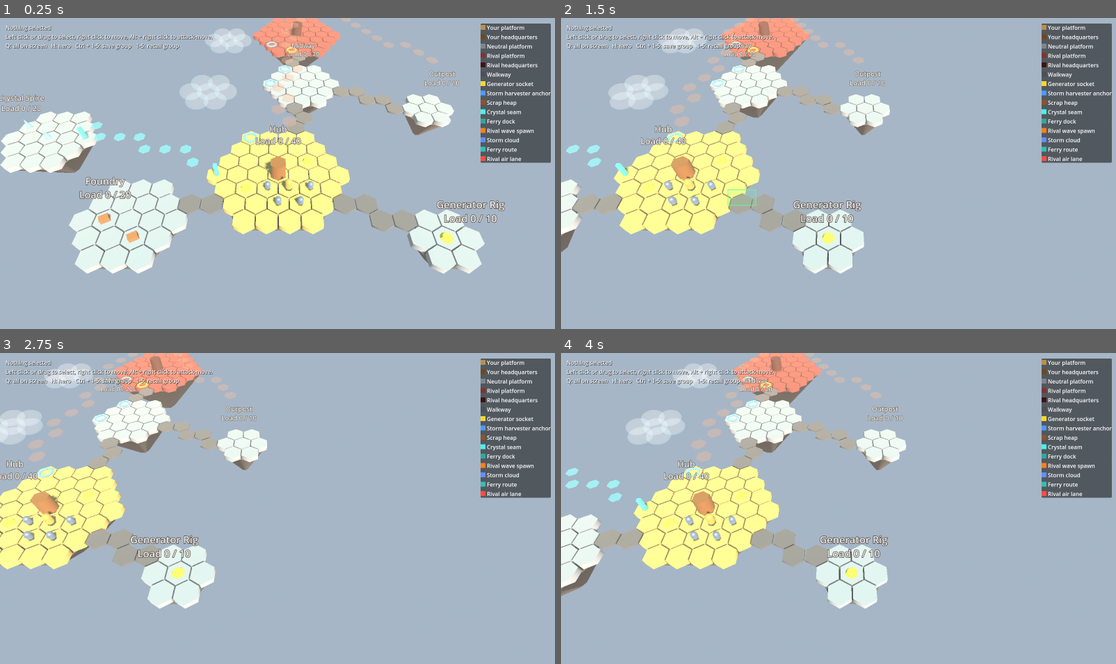
Above: before the commit, frames 1-4 (two rows, left to right).
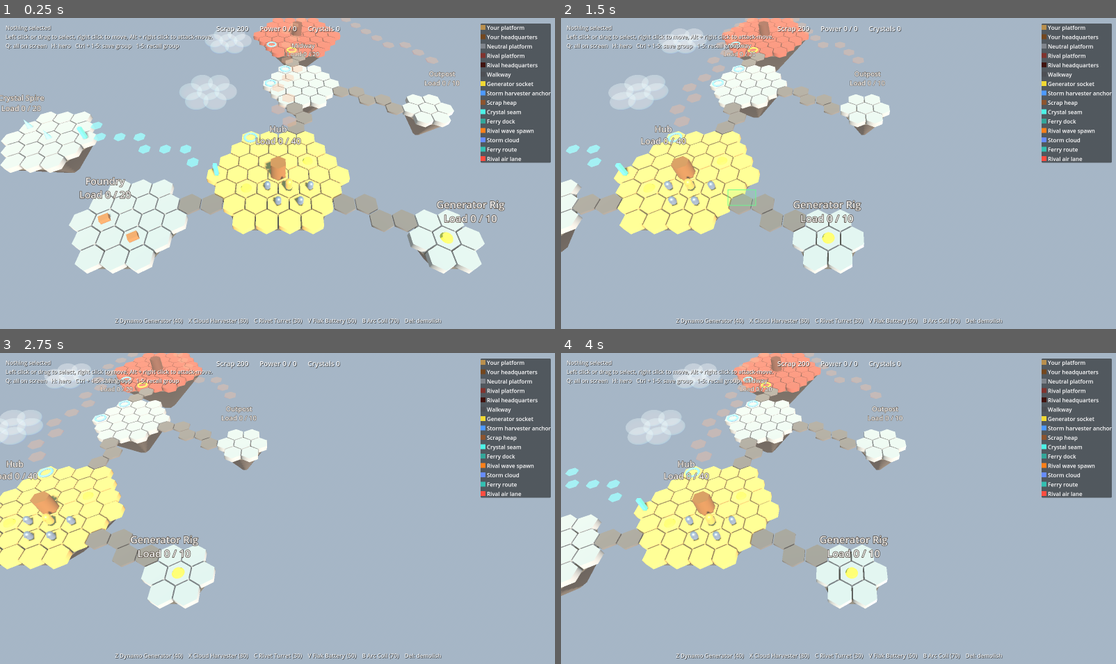
Above: after the commit, the same moments.

Repository: BrandoScrub/Sky-Defense
Game: Godot game, scene res://scenes/main.tscn
Two runs of this game, one before a commit and one after it. Both use one fixed random seed, a clock stepped at 60 frames per second and the inputs below.
Inputs (mouse positions are in pixels of both pictures, inside the frame that each line leads up to):
- Up to frame 1 (0.25 s): no input
- Up to frame 2 (1.5 s): tap Enter at 0.5, 1.25 s; move the mouse to (960, 157) at 0.52 s; hold Right 0.53-1.25 s; hold R (building_rotate) 0.53-1.25 s; click (960, 157) at 0.67 s; right-click (960, 157) at 0.8 s; drag from (727, 189) to (810, 235) at 1.27 s
- Up to frame 3 (2.75 s): tap Enter at 2 s; move the mouse to (333, 440) at 2.02 s; hold Right from 2.03 s (still down); hold Delete (demolish) from 2.03 s (still down); click (333, 440) at 2.17 s; tap Shift (modifier_additive) at 2.3 s
- Up to frame 4 (4 s): release Right at 2.75 s; release Delete (demolish) at 2.75 s; tap Enter at 2.75, 3.5 s; drag from (810, 570) to (672, 461) at 2.77 s; move the mouse to (1005, 555) at 3.52 s; press the mouse at (1005, 555) at 3.53 s; hold Left from 3.53 s (still down); tap R (building_rotate) at 3.8 s

The runs differ from the first frame. In frame 1, 0.7% of the frame differs, in the area x 20-80%, y 2-99%; in frame 2, 0.7%; in frame 3, 0.7%; in frame 4, 0.7%.

Commit message:
Add build mode with scrap costs, power grid totals and platform load
- BuildingCatalog: Dynamo Generator, Cloud Harvester, Rivet Turret,
  Flak Battery, Arc Coil with cost, power and weight
- BuildController: Z/X/C/V/B hotkeys, hex-snapped ghost tinted by validity,
  R to rotate, Shift to keep placing, Esc or right click to cancel,
  Delete to demolish for a 75% refund
- Placement rules: owned platform decks only, harvesters on anchors,
  generators get a bonus on sockets, no building under units
- SkyRegion tracks owners, buildings, platform load and power supply and
  demand; buildings block walking on their tile
- HUD: scrap, power (with brownout warning), build bar and notices

Co-Authored-By: Claude Opus 5.5 <noreply@anthropic.com>
Claude-Session: https://claude.ai/code/session_01SsaPLPbdKhXXyR47iGR4jm

Diff:
--- /dev/null
+++ b/scripts/buildings/build_controller.gd
@@ -0,0 +1,154 @@
+## Build mode. Z, X, C, V, B pick a building and show a ghost that snaps to the
+## hex under the mouse (green if it can go there, red if not). Left click
+## places, Shift + left click keeps placing, R rotates, Esc or right click
+## cancels. Delete demolishes the building under the mouse for a partial refund.
+class_name BuildController
+extends Node
+
+## Emitted with a short message for the HUD, e.g. why a placement failed.
+signal notice(text: String)
+signal mode_changed(type_id: String)
+
+@export var region: SkyRegion
+@export var camera: RtsCamera
+@export var resources: PlayerResources
+
+## Type being placed, or "" when not in build mode.
+var placing := ""
+var facing := 0
+
+var _ghost: Building
+var _ghost_hex := Vector2i(999999, 999999)
+
+
+func _unhandled_input(event: InputEvent) -> void:
+	for i in BuildingCatalog.HOTKEY_ORDER.size():
+		if event.is_action_pressed("context_hotkey_%d" % (i + 1)):
+			start_placing(BuildingCatalog.HOTKEY_ORDER[i])
+			_handled()
+			return
+
+	if placing != "":
+		if event.is_action_pressed("building_rotate", true):
+			facing = (facing + 1) % 6
+			_update_ghost(true)
+			_handled()
+		elif event.is_action_pressed("select"):
+			var err := try_place(placing, _hex_under_mouse(), facing)
+			if err != "":
+				notice.emit(err)
+			elif not Input.is_action_pressed("modifier_additive"):
+				cancel_placing()
+			_handled()
+		elif event.is_action_pressed("command") or event.is_action_pressed("building_cancel"):
+			cancel_placing()
+			_handled()
+		elif event.is_action_released("select"):
+			# Keep the release from reaching selection as a click.
+			_handled()
+	elif event.is_action_pressed("demolish"):
+		var hex = _hex_under_mouse()
+		if hex != null and region.buildings.has(hex):
+			demolish(hex)
+			_handled()
+
+
+func _process(_delta: float) -> void:
+	if placing != "":
+		_update_ghost()
+
+
+func start_placing(type_id: String) -> void:
+	cancel_placing()
+	placing = type_id
+	_ghost = Building.new().setup(type_id)
+	_ghost.name = "Ghost"
+	region.add_child(_ghost)
+	_ghost.visible = false
+	_update_ghost(true)
+	mode_changed.emit(placing)
+
+
+func cancel_placing() -> void:
+	if _ghost:
+		_ghost.queue_free()
+		_ghost = null
+	if placing != "":
+		placing = ""
+		mode_changed.emit(placing)
+
+
+## Why this building can't go on this tile right now, or "".
+func placement_problem(type_id: String, hex) -> String:
+	if hex == null:
+		return "Point at a platform"
+	var problem := region.build_problem(type_id, hex)
+	if problem != "":
+		return problem
+	if _unit_on(hex):
+		return "Units are standing there"
+	var cost: int = BuildingCatalog.get_data(type_id).cost
+	if not resources.can_afford(cost):
+		return "Not enough scrap (%d needed)" % cost
+	return ""
+
+
+## Places a building if allowed. Returns "" on success, or the reason it failed.
+func try_place(type_id: String, hex, rotation_steps := 0) -> String:
+	var problem := placement_problem(type_id, hex)
+	if problem != "":
+		return problem
+	var data := BuildingCatalog.get_data(type_id)
+	resources.spend_scrap(data.cost)
+	region.place_building(Building.new().setup(type_id), hex, rotation_steps)
+	notice.emit("Built %s (-%d scrap)" % [data.name, data.cost])
+	return ""
+
+
+## Removes a building and refunds part of its cost.
+func demolish(hex: Vector2i) -> int:
+	var building := region.remove_building(hex)
+	if building == null:
+		return 0
+	var refund := BuildingCatalog.refund_for(building.type_id)
+	resources.add_scrap(refund)
+	notice.emit("Demolished %s (+%d scrap)" % [building.get_data().name, refund])
+	building.queue_free()
+	return refund
+
+
+func _update_ghost(force := false) -> void:
+	if _ghost == null:
+		return
+	var hex = _hex_under_mouse()
+	if hex == null or region.get_tile(hex).is_empty():
+		_ghost.visible = false
+		return
+	if not force and hex == _ghost_hex:
+		return
+	_ghost_hex = hex
+	_ghost.visible = true
+	_ghost.position = region.hex_center(hex)
+	_ghost.rotation.y = facing * PI / 3.0
+	_ghost.set_ghost(placement_problem(placing, hex) == "")
+
+
+func _unit_on(hex: Vector2i) -> bool:
+	for node in get_tree().get_nodes_in_group(Unit.GROUP):
+		if region.hex_at((node as Node3D).global_position) == hex:
+			return true
+	return false
+
+
+func _hex_under_mouse():
+	var viewport := get_viewport()
+	var cam := camera.camera
+	var screen := viewport.get_mouse_position()
+	var hit = Plane(Vector3.UP, 0.0).intersects_ray(cam.project_ray_origin(screen), cam.project_ray_normal(screen))
+	if hit == null:
+		return null
+	return region.hex_at(hit)
+
+
+func _handled() -> void:
+	get_viewport().set_input_as_handled()
--- /dev/null
+++ b/scripts/buildings/building.gd
@@ -0,0 +1,90 @@
+## A placed building, or the see-through ghost shown while placing one.
+## Placeholder shapes only; combat and power effects come in later milestones.
+class_name Building
+extends Node3D
+
+const SIZE := 2.0
+
+var type_id := ""
+var hex := Vector2i.ZERO
+var platform := ""
+## Power this building gives (+) or takes (-) where it stands.
+var power := 0
+
+var _materials: Array[StandardMaterial3D] = []
+
+
+func setup(id: String) -> Building:
+	type_id = id
+	name = BuildingCatalog.get_data(id).name.replace(" ", "")
+	_build_shape()
+	return self
+
+
+func get_data() -> Dictionary:
+	return BuildingCatalog.get_data(type_id)
+
+
+## Turns this into a placement preview tinted green (valid) or red (invalid).
+func set_ghost(valid: bool) -> void:
+	var tint := Color(0.4, 1.0, 0.5, 0.55) if valid else Color(1.0, 0.3, 0.25, 0.55)
+	for mat in _materials:
+		mat.transparency = BaseMaterial3D.TRANSPARENCY_ALPHA
+		mat.albedo_color = tint
+		mat.shading_mode = BaseMaterial3D.SHADING_MODE_UNSHADED
+
+
+func _build_shape() -> void:
+	var data := get_data()
+	var color: Color = data.color
+	match data.shape:
+		"generator":
+			_add(_cylinder(0.8, 0.9, 1.4, 12), Vector3(0, 0.7, 0), color)
+			_add(_cylinder(0.25, 0.25, 1.2, 8), Vector3(0.4, 1.8, 0), Color(0.3, 0.28, 0.26))
+		"harvester":
+			_add(_cylinder(0.15, 0.2, 3.5, 6), Vector3(0, 1.75, 0), Color(0.5, 0.45, 0.4))
+			var balloon := SphereMesh.new()
+			balloon.radius = 0.9
+			balloon.height = 1.4
+			_add(balloon, Vector3(0, 4.0, 0), color)
+		"turret":
+			_add(_cylinder(0.7, 0.8, 0.6, 6), Vector3(0, 0.3, 0), color)
+			var barrel := BoxMesh.new()
+			barrel.size = Vector3(0.25, 0.25, 1.4)
+			_add(barrel, Vector3(0, 0.85, 0.5), color.darkened(0.3))
+		"flak":
+			_add(_cylinder(0.8, 0.9, 0.5, 8), Vector3(0, 0.25, 0), color)
+			for x in [-0.3, 0.3]:
+				var gun := BoxMesh.new()
+				gun.size = Vector3(0.2, 1.2, 0.2)
+				var part := _add(gun, Vector3(x, 1.0, 0.1), color.darkened(0.3))
+				part.rotation.x = -0.5
+		"coil":
+			_add(_cylinder(0.35, 0.6, 2.4, 8), Vector3(0, 1.2, 0), Color(0.55, 0.4, 0.25))
+			var top := TorusMesh.new()
+			top.inner_radius = 0.4
+			top.outer_radius = 0.8
+			_add(top, Vector3(0, 2.5, 0), color)
+
+
+func _cylinder(top: float, bottom: float, height: float, sides: int) -> CylinderMesh:
+	var mesh := CylinderMesh.new()
+	mesh.top_radius = top
+	mesh.bottom_radius = bottom
+	mesh.height = height
+	mesh.radial_segments = sides
+	return mesh
+
+
+func _add(mesh: Mesh, at: Vector3, color: Color) -> MeshInstance3D:
+	var part := MeshInstance3D.new()
+	part.mesh = mesh
+	part.position = at
+	var mat := StandardMaterial3D.new()
+	mat.albedo_color = color
+	mat.roughness = 0.6
+	mat.metallic = 0.4
+	part.material_override = mat
+	_materials.append(mat)
+	add_child(part)
+	return part
--- /dev/null
+++ b/scripts/buildings/building_catalog.gd
@@ -0,0 +1,59 @@
+## Every building the player can place. Numbers are first guesses from the
+## design doc and are meant to be tuned in playtests.
+class_name BuildingCatalog
+extends RefCounted
+
+## Fraction of the cost returned when a building is demolished.
+const REFUND_RATIO := 0.75
+
+## power: positive supplies electricity, negative draws it.
+## tiles: tile types the building may stand on.
+const BUILDINGS := {
+	"dynamo": {
+		"name": "Dynamo Generator", "cost": 40, "power": 10, "weight": 3,
+		"tiles": ["deck", "generator_socket"], "shape": "generator",
+		"color": Color(0.95, 0.78, 0.25),
+		# Generators on a generator socket produce more.
+		"power_on_socket": 15,
+	},
+	"harvester": {
+		"name": "Cloud Harvester", "cost": 80, "power": 30, "weight": 2,
+		"tiles": ["harvester_anchor"], "shape": "harvester",
+		"color": Color(0.35, 0.6, 1.0),
+	},
+	"rivet_turret": {
+		"name": "Rivet Turret", "cost": 30, "power": -2, "weight": 2,
+		"tiles": ["deck"], "shape": "turret",
+		"color": Color(0.6, 0.62, 0.66),
+	},
+	"flak_battery": {
+		"name": "Flak Battery", "cost": 50, "power": -3, "weight": 3,
+		"tiles": ["deck"], "shape": "flak",
+		"color": Color(0.45, 0.55, 0.4),
+	},
+	"arc_coil": {
+		"name": "Arc Coil", "cost": 70, "power": -8, "weight": 4,
+		"tiles": ["deck"], "shape": "coil",
+		"color": Color(0.55, 0.45, 0.95),
+	},
+}
+
+## Build-menu order, matching context hotkeys 1 to 5 (Z, X, C, V, B).
+const HOTKEY_ORDER := ["dynamo", "harvester", "rivet_turret", "flak_battery", "arc_coil"]
+const HOTKEY_LABELS := ["Z", "X", "C", "V", "B"]
+
+
+static func get_data(type_id: String) -> Dictionary:
+	return BUILDINGS[type_id]
+
+
+static func refund_for(type_id: String) -> int:
+	return int(floor(BUILDINGS[type_id].cost * REFUND_RATIO))
+
+
+## Power a building of this type gives (+) or takes (-) on a given tile type.
+static func power_for(type_id: String, tile_type: String) -> int:
+	var data: Dictionary = BUILDINGS[type_id]
+	if tile_type == "generator_socket" and data.has("power_on_socket"):
+		return data.power_on_socket
+	return data.power
--- /dev/null
+++ b/scripts/economy/player_resources.gd
@@ -0,0 +1,28 @@
+## The player's stockpiled resources. Electricity isn't stockpiled: it's the
+## grid total of the player's buildings, which SkyRegion works out.
+class_name PlayerResources
+extends Node
+
+signal changed
+
+@export var scrap := 200
+## Counted but not used until a later milestone.
+@export var crystals := 0
+
+
+func can_afford(amount: int) -> bool:
+	return scrap >= amount
+
+
+## Takes scrap if there's enough. Returns false and changes nothing otherwise.
+func spend_scrap(amount: int) -> bool:
+	if not can_afford(amount):
+		return false
+	scrap -= amount
+	changed.emit()
+	return true
+
+
+func add_scrap(amount: int) -> void:
+	scrap += amount
+	changed.emit()
--- a/scripts/main.gd
+++ b/scripts/main.gd
@@ -1,5 +1,5 @@
 ## Root of the prototype scene. Spawns the starting units on the Hub, sets up
-## selection, and wires global hotkeys to the camera.
+## selection and build mode, and runs the HUD.
 extends Node3D
 
 const SQUAD_SIZE := 4
@@ -8,7 +8,13 @@
 @onready var region: SkyRegion = $Region
 
 var selection: SelectionController
+var building: BuildController
+var resources: PlayerResources
 var _status: Label
+var _resource_bar: Label
+var _build_bar: Label
+var _notice: Label
+var _notice_tween: Tween
 
 
 func _ready() -> void:
@@ -22,9 +28,27 @@
 	selection.region = region
 	add_child(selection)
 
+	resources = PlayerResources.new()
+	resources.name = "PlayerResources"
+	add_child(resources)
+
+	# Added after selection so it sees mouse clicks first while placing.
+	building = BuildController.new()
+	building.name = "BuildController"
+	building.region = region
+	building.camera = camera
+	building.resources = resources
+	add_child(building)
+
 	_build_hud()
 	selection.selection_changed.connect(_on_selection_changed)
 	_on_selection_changed(selection.selected)
+	resources.changed.connect(_refresh_resources)
+	region.buildings_changed.connect(_refresh_resources)
+	building.notice.connect(show_notice)
+	building.mode_changed.connect(_on_build_mode_changed)
+	_refresh_resources()
+	_on_build_mode_changed("")
 
 
 func _unhandled_input(event: InputEvent) -> void:
@@ -70,6 +94,73 @@
 	_status.add_theme_constant_override("shadow_offset_y", 1)
 	layer.add_child(_status)
 	layer.add_child(_build_legend())
+
+	_resource_bar = _hud_label("Resources", 20)
+	_resource_bar.set_anchors_preset(Control.PRESET_CENTER_TOP)
+	_resource_bar.grow_horizontal = Control.GROW_DIRECTION_BOTH
+	_resource_bar.position.y = 16
+	layer.add_child(_resource_bar)
+
+	_build_bar = _hud_label("BuildBar", 16)
+	_build_bar.set_anchors_preset(Control.PRESET_CENTER_BOTTOM)
+	_build_bar.grow_horizontal = Control.GROW_DIRECTION_BOTH
+	_build_bar.grow_vertical = Control.GROW_DIRECTION_BEGIN
+	_build_bar.offset_top = -40
+	_build_bar.offset_bottom = -12
+	_build_bar.horizontal_alignment = HORIZONTAL_ALIGNMENT_CENTER
+	layer.add_child(_build_bar)
+
+	_notice = _hud_label("Notice", 18)
+	_notice.set_anchors_preset(Control.PRESET_CENTER_BOTTOM)
+	_notice.grow_horizontal = Control.GROW_DIRECTION_BOTH
+	_notice.grow_vertical = Control.GROW_DIRECTION_BEGIN
+	_notice.offset_top = -76
+	_notice.offset_bottom = -48
+	_notice.horizontal_alignment = HORIZONTAL_ALIGNMENT_CENTER
+	_notice.modulate.a = 0.0
+	layer.add_child(_notice)
+
+
+func _hud_label(node_name: String, font_size: int) -> Label:
+	var label := Label.new()
+	label.name = node_name
+	label.add_theme_font_size_override("font_size", font_size)
+	label.add_theme_color_override("font_shadow_color", Color(0, 0, 0, 0.8))
+	label.add_theme_constant_override("shadow_offset_x", 1)
+	label.add_theme_constant_override("shadow_offset_y", 1)
+	return label
+
+
+## Shows a short message above the build bar that fades out.
+func show_notice(text: String) -> void:
+	_notice.text = text
+	_notice.modulate.a = 1.0
+	if _notice_tween and _notice_tween.is_valid():
+		_notice_tween.kill()
+	_notice_tween = create_tween()
+	_notice_tween.tween_interval(1.5)
+	_notice_tween.tween_property(_notice, "modulate:a", 0.0, 0.6)
+
+
+func _refresh_resources() -> void:
+	var supply := region.power_supply()
+	var demand := region.power_demand()
+	var power := "Power %d / %d" % [demand, supply]
+	if demand > supply:
+		power += " (brownout)"
+	_resource_bar.text = "Scrap %d      %s      Crystals %d" % [resources.scrap, power, resources.crystals]
+
+
+func _on_build_mode_changed(type_id: String) -> void:
+	if type_id != "":
+		var data := BuildingCatalog.get_data(type_id)
+		_build_bar.text = "Placing %s (%d scrap, weight %d)    Left click: place    Shift: keep placing    R: rotate    Esc / right click: cancel" % [data.name, data.cost, data.weight]
+		return
+	var parts := PackedStringArray()
+	for i in BuildingCatalog.HOTKEY_ORDER.size():
+		var data := BuildingCatalog.get_data(BuildingCatalog.HOTKEY_ORDER[i])
+		parts.append("%s %s (%d)" % [BuildingCatalog.HOTKEY_LABELS[i], data.name, data.cost])
+	_build_bar.text = "    ".join(parts) + "    Del: demolish"
 
 
 ## Colour key for the placeholder tiles, top right.
--- a/scripts/world/sky_region.gd
+++ b/scripts/world/sky_region.gd
@@ -61,6 +61,15 @@
 ## cloud name -> hexes it covers (clouds float above the deck, not on it).
 var tiles_in_clouds := {}
 
+## Emitted when a building is placed or removed.
+signal buildings_changed
+
+## Who owns each platform: "player", "rival" or "" for neutral.
+var owners := {}
+## hex -> Building standing on it.
+var buildings := {}
+
+var _labels := {}
 var _astar := AStar3D.new()
 var _astar_ids := {}
 var _hex_mesh_cache := {}
@@ -70,6 +79,7 @@
 func _ready() -> void:
 	for p in Layout.PLATFORMS:
 		platforms[p.name] = p
+		owners[p.name] = {"hub": "player", "rival": "rival"}.get(p.kind, "")
 	for c in Layout.CLOUDS:
 		clouds[c.name] = c
 
@@ -122,7 +132,12 @@
 
 
 func is_walkable(point: Vector3) -> bool:
-	return _astar_ids.has(hex_at(point))
+	return is_hex_walkable(hex_at(point))
+
+
+## Walkable tile with nothing built on it.
+func is_hex_walkable(hex: Vector2i) -> bool:
+	return _astar_ids.has(hex) and not _astar.is_point_disabled(_astar_ids[hex])
 
 
 ## The point itself if walkable, otherwise the centre of the nearest walkable tile.
@@ -138,7 +153,7 @@
 func find_route(from: Vector3, to: Vector3) -> PackedVector3Array:
 	var route := PackedVector3Array()
 	var goal_hex := hex_at(to)
-	if not _astar_ids.has(goal_hex):
+	if not is_hex_walkable(goal_hex):
 		return route
 	var start_id := _astar.get_closest_point(Vector3(from.x, 0.0, from.z))
 	var path := _astar.get_point_path(start_id, _astar_ids[goal_hex])
@@ -174,6 +189,107 @@
 		else:
 			rect = rect.expand(Vector2(c.x, c.z))
 	return rect.grow(tile_size * 2.0)
+
+
+# --- Buildings --------------------------------------------------------------
+
+## Why a building can't go on this tile, or "" if it can. Doesn't check cost
+## or units standing there; BuildController handles those.
+func build_problem(type_id: String, hex: Vector2i) -> String:
+	var tile := get_tile(hex)
+	if tile.is_empty() or tile.type == "walkway":
+		return "Buildings go on platform decks"
+	if owners.get(tile.platform, "") != "player":
+		return "You don't own %s yet" % tile.platform
+	if buildings.has(hex):
+		return "Something is already built there"
+	var allowed: Array = BuildingCatalog.get_data(type_id).tiles
+	if not allowed.has(tile.type):
+		if type_id == "harvester":
+			return "Cloud Harvesters go on a storm harvester anchor"
+		return "Can't build on a %s" % tile.type.replace("_", " ")
+	return ""
+
+
+## Places a building on a tile. The caller checks build_problem first.
+func place_building(building: Building, hex: Vector2i, facing := 0) -> void:
+	var tile := get_tile(hex)
+	building.hex = hex
+	building.platform = tile.platform
+	building.power = BuildingCatalog.power_for(building.type_id, tile.type)
+	building.position = hex_center(hex)
+	building.rotation.y = facing * PI / 3.0
+	if building.get_parent() == null:
+		_buildings_root().add_child(building)
+	buildings[hex] = building
+	if _astar_ids.has(hex):
+		_astar.set_point_disabled(_astar_ids[hex], true)
+	_refresh_label(tile.platform)
+	buildings_changed.emit()
+
+
+## Removes and returns the building on a tile, or null.
+func remove_building(hex: Vector2i) -> Building:
+	var building: Building = buildings.get(hex)
+	if building == null:
+		return null
+	buildings.erase(hex)
+	if _astar_ids.has(hex):
+		_astar.set_point_disabled(_astar_ids[hex], false)
+	_refresh_label(building.platform)
+	buildings_changed.emit()
+	return building
+
+
+## Total weight of everything built on a platform.
+func platform_load(platform_name: String) -> int:
+	var total := 0
+	for hex in buildings:
+		var b: Building = buildings[hex]
+		if b.platform == platform_name:
+			total += b.get_data().weight
+	return total
+
+
+func platform_capacity(platform_name: String) -> int:
+	return platforms[platform_name].capacity
+
+
+## Electricity supplied by the player's buildings.
+func power_supply() -> int:
+	var total := 0
+	for b in buildings.values():
+		if b.power > 0 and owners.get(b.platform) == "player":
+			total += b.power
+	return total
+
+
+## Electricity drawn by the player's buildings.
+func power_demand() -> int:
+	var total := 0
+	for b in buildings.values():
+		if b.power < 0 and owners.get(b.platform) == "player":
+			total -= b.power
+	return total
+
+
+func _buildings_root() -> Node3D:
+	var root := get_node_or_null("Buildings") as Node3D
+	if root == null:
+		root = Node3D.new()
+		root.name = "Buildings"
+		add_child(root)
+	return root
+
+
+func _refresh_label(platform_name: String) -> void:
+	var label: Label3D = _labels.get(platform_name)
+	if label == null:
+		return
+	var used := platform_load(platform_name)
+	var cap := platform_capacity(platform_name)
+	label.text = "%s\nLoad %d / %d" % [platform_name, used, cap]
+	label.modulate = Color(1.0, 0.45, 0.4) if used > cap else Color.WHITE
 
 
 # --- Layout -----------------------------------------------------------------
@@ -265,7 +381,7 @@
 	var steps := int(ceil(a.distance_to(b) / (tile_size * 0.25)))
 	for s in range(steps + 1):
 		var p := a.lerp(b, float(s) / maxi(steps, 1))
-		if not _astar_ids.has(hex_at(p)):
+		if not is_hex_walkable(hex_at(p)):
 			return false
 	return true
 
@@ -367,6 +483,7 @@
 	label.pixel_size = 0.02
 	label.position = hex_center(p.center) + Vector3.UP * (6.0 + p.radius)
 	add_child(label)
+	_labels[p.name] = label
 
 
 func _draw_cloud(c: Dictionary) -> void:
--- a/tools/screenshot.gd
+++ b/tools/screenshot.gd
@@ -32,6 +32,17 @@
 	cam._target_zoom = 0.25
 	cam._apply_zoom()
 	main.selection.select_units(main.selection.all_units())
+	# A few sample buildings so the shot shows build mode's results.
+	var hub: Vector2i = region.platforms["Hub"].center
+	main.resources.add_scrap(300)
+	main.building.try_place("dynamo", hub + Vector2i(2, -1))
+	main.building.try_place("rivet_turret", hub + Vector2i(2, 0), 1)
+	main.building.try_place("flak_battery", hub + Vector2i(-2, 0))
+	main.building.try_place("arc_coil", hub + Vector2i(1, -2))
+	for hex in region.tiles_of_platform("Hub"):
+		if region.get_tile(hex).type == "harvester_anchor":
+			main.building.try_place("harvester", hex)
+	main.building.start_placing("rivet_turret")
 	await _settle()
 	_save(out_dir + "/hub.png")
 	quit(0)
--- a/tools/smoke_test.gd
+++ b/tools/smoke_test.gd
@@ -19,6 +19,7 @@
 	_check_camera(main.get_node("RtsCamera"))
 	_check_routing(main.get_node("Region"))
 	await _check_selection_and_orders(main)
+	_check_building(main)
 	if _failures == 0:
 		print("Smoke test passed")
 	else:
@@ -153,3 +154,63 @@
 		_expect(region.platform_at(u.position) == "Midway", "%s should be on Midway, is at %s" % [u.name, u.position])
 	_expect(hero.position.distance_to(target) < 0.01, "hero should take the centre spot")
 	await process_frame
+
+
+func _check_building(main: Node) -> void:
+	var region: SkyRegion = main.get_node("Region")
+	var build: BuildController = main.building
+	var res: PlayerResources = main.resources
+	var hub: Vector2i = region.platforms["Hub"].center
+	var start_scrap := res.scrap
+	_expect(start_scrap == 200, "player should start with 200 scrap")
+
+	var deck := hub + Vector2i(2, 0)
+	_expect(region.get_tile(deck).type == "deck", "test tile should be plain deck")
+	_expect(build.try_place("dynamo", deck) == "", "a Dynamo on Hub deck should be allowed")
+	_expect(res.scrap == start_scrap - 40, "Dynamo should cost 40 scrap")
+	_expect(region.platform_load("Hub") == 3, "Dynamo should add 3 weight")
+	_expect(region.power_supply() == 10, "Dynamo on deck should supply 10")
+	_expect(not region.is_hex_walkable(deck), "a building blocks its tile")
+	_expect(build.try_place("rivet_turret", deck) != "", "can't build on an occupied tile")
+
+	var socket := hub + Vector2i(2, -1)
+	_expect(region.get_tile(socket).type == "generator_socket", "Hub should have a generator socket at (2,-1)")
+	_expect(build.try_place("dynamo", socket) == "", "a Dynamo on a socket should be allowed")
+	_expect(region.power_supply() == 25, "a socketed Dynamo should supply 15")
+
+	_expect(build.try_place("harvester", hub + Vector2i(-2, 0)) != "", "harvesters need an anchor")
+	var anchor := Vector2i(999, 999)
+	for hex in region.tiles_of_platform("Hub"):
+		if region.get_tile(hex).type == "harvester_anchor":
+			anchor = hex
+	_expect(build.try_place("harvester", anchor) == "", "a harvester on the Hub anchor should be allowed")
+	_expect(region.power_supply() == 55, "harvester should add 30 power")
+
+	res.add_scrap(100)
+	var coil_err := build.try_place("arc_coil", hub + Vector2i(-2, 2))
+	_expect(coil_err == "", "an Arc Coil should be allowed: " + coil_err)
+	_expect(region.power_demand() == 8, "Arc Coil should draw 8")
+	_expect(build.try_place("rivet_turret", hub) != "", "can't build on the Hub core")
+	_expect(build.try_place("rivet_turret", region.platforms["Foundry"].center) != "", "can't build on an unowned platform")
+	var hero: Unit = main.selection.find_hero()
+	var hero_home := hero.position
+	hero.position = region.hex_center(hub + Vector2i(0, 1))
+	_expect(build.placement_problem("rivet_turret", hub + Vector2i(0, 1)) == "Units are standing there", "can't build under a unit")
+	hero.position = hero_home
+
+	var before := res.scrap
+	res.scrap = 10
+	_expect(build.try_place("flak_battery", hub + Vector2i(-1, -1)).begins_with("Not enough scrap"), "costs are enforced")
+	res.scrap = before
+
+	var refund := build.demolish(deck)
+	_expect(refund == 30, "demolishing a Dynamo refunds 30, got %d" % refund)
+	_expect(res.scrap == before + 30, "refund should be added to scrap")
+	_expect(region.is_hex_walkable(deck), "demolished tile is walkable again")
+	_expect(region.platform_load("Hub") == 2 + 3 + 4, "load after demolish should be 9, got %d" % region.platform_load("Hub"))
+
+	# Build mode hotkeys create and clear the ghost.
+	build.start_placing("flak_battery")
+	_expect(build.placing == "flak_battery" and build._ghost != null, "start_placing should show a ghost")
+	build.cancel_placing()
+	_expect(build.placing == "" and build._ghost == null, "cancel_placing should clear the ghost")
Binary file added: docs/screenshots/build-mode-hub.png
Not shown, added: docs/screenshots/hex-layout-hub.png.import
Not shown, added: docs/screenshots/hex-layout-overview.png.import
